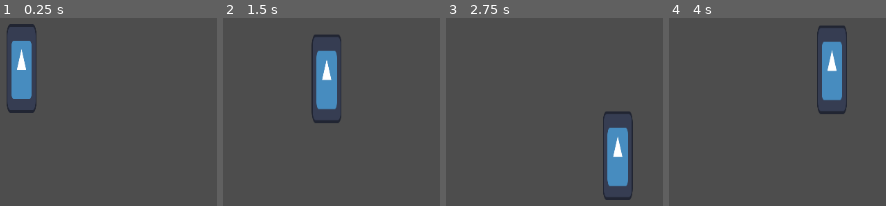
Above: before the commit, frames 1-4 (left to right).
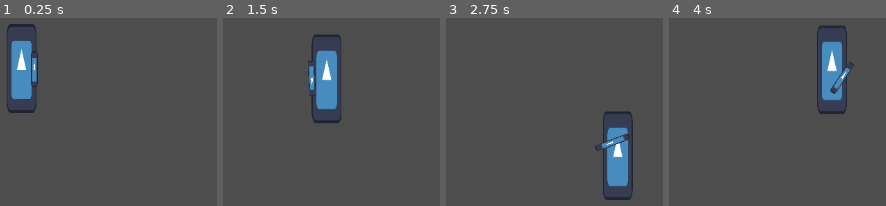
Above: after the commit, the same moments.

Repository: arrowira/miniJam200
Game: Godot game, scene res://Scenes/main.tscn
Two runs of this game, one before a commit and one after it. Both use one fixed random seed, a clock stepped at 60 frames per second and the inputs below. The engine's default icon, where the game draws it, is replaced by a stand-in: a white triangle on a blue panel in a dark square.
Inputs (mouse positions are in pixels of both pictures, inside the frame that each line leads up to):
- Up to frame 1 (0.25 s): no input
- Up to frame 2 (1.5 s): tap Enter at 0.5 s; move the mouse to (418, 46) at 0.52 s; hold D (Right) 0.53-1.28 s; click (418, 46) at 0.67 s; move the mouse to (outside the picture) at 1.27 s; hold S (Down) from 1.28 s (still down); click (outside the picture) at 1.42 s
- Up to frame 3 (2.75 s): move the mouse to (outside the picture) at 2.02 s; release S (Down) at 2.03 s; hold D (Right) from 2.03 s (still down); click (outside the picture) at 2.17 s
- Up to frame 4 (4 s): move the mouse to (outside the picture) at 2.77 s; release D (Right) at 2.78 s; hold W (Up) 2.78-3.53 s; click (outside the picture) at 2.92 s; move the mouse to (outside the picture) at 3.52 s; hold A (Left) from 3.53 s (still down); click (outside the picture) at 3.67 s

The runs differ from the first frame. In frame 1, 0.5% of the frame differs, in the area x 14-18%, y 17-37%; in frame 2, 0.4%; in frame 3, 0.4%; in frame 4, 0.4%.

Commit message:
BowPivot

Diff:
--- /dev/null
+++ b/minijam-200/Scenes/BowRotation.gd
@@ -0,0 +1,4 @@
+extends Node2D
+
+func _physics_process(delta: float) -> void:
+	look_at(get_global_mouse_position())
--- a/minijam-200/Scenes/Player.tscn
+++ b/minijam-200/Scenes/Player.tscn
@@ -1,7 +1,8 @@
-[gd_scene load_steps=4 format=3 uid="uid://dn0wyr0nn2y2q"]
+[gd_scene load_steps=5 format=3 uid="uid://dn0wyr0nn2y2q"]
 
 [ext_resource type="Script" uid="uid://cn7v7jwhckh73" path="res://Scripts/PlayerMovement.gd" id="1_kyqiw"]
 [ext_resource type="Texture2D" uid="uid://dlabmsl6q4vx1" path="res://icon.svg" id="1_rpqav"]
+[ext_resource type="Script" uid="uid://c6f04job5tkik" path="res://Scenes/BowRotation.gd" id="3_gntrk"]
 
 [sub_resource type="RectangleShape2D" id="RectangleShape2D_kyqiw"]
 size = Vector2(42, 124)
@@ -18,4 +19,10 @@
 position = Vector2(2, 0)
 shape = SubResource("RectangleShape2D_kyqiw")
 
-[node name="Bow" type="Sprite2D" parent="."]
+[node name="BowPivot" type="Node2D" parent="."]
+script = ExtResource("3_gntrk")
+
+[node name="Bow" type="Sprite2D" parent="BowPivot"]
+position = Vector2(20, 1)
+scale = Vector2(0.07382679, 0.39999938)
+texture = ExtResource("1_rpqav")
Not shown, added: minijam-200/Scenes/BowRotation.gd.uid
